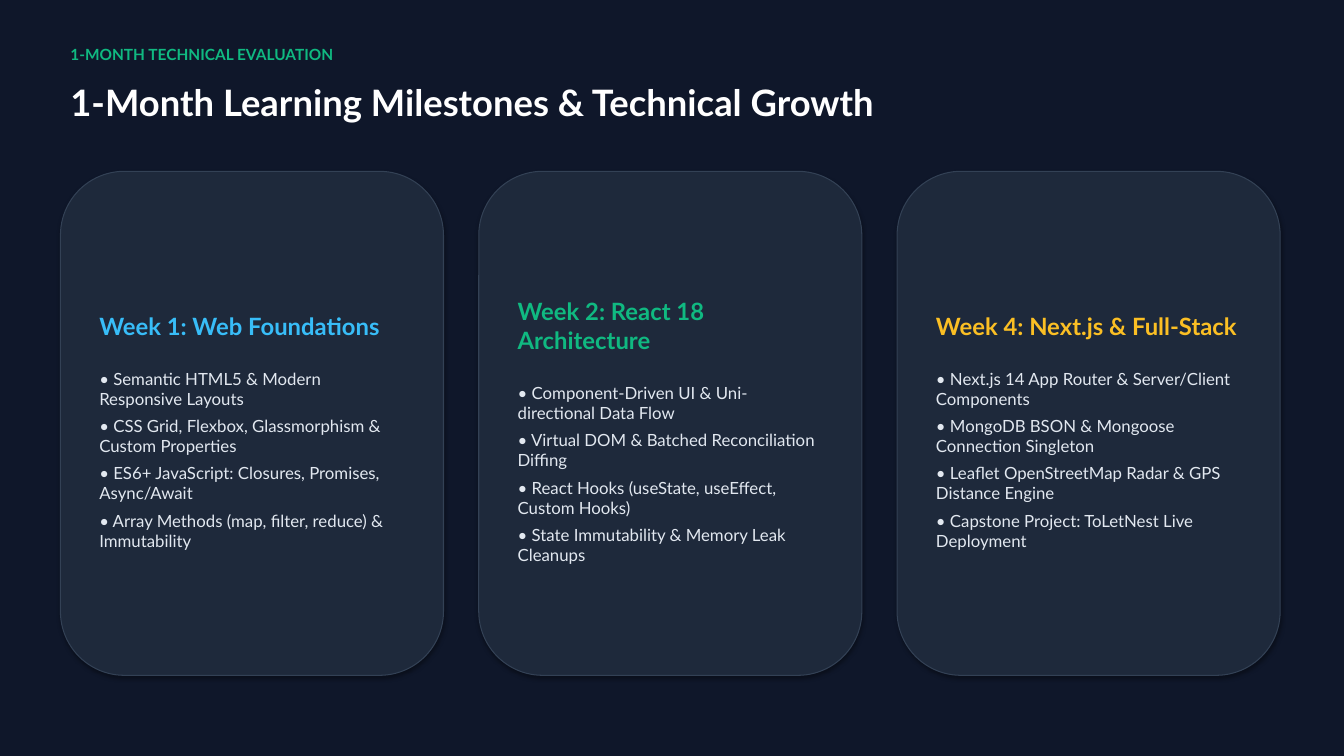
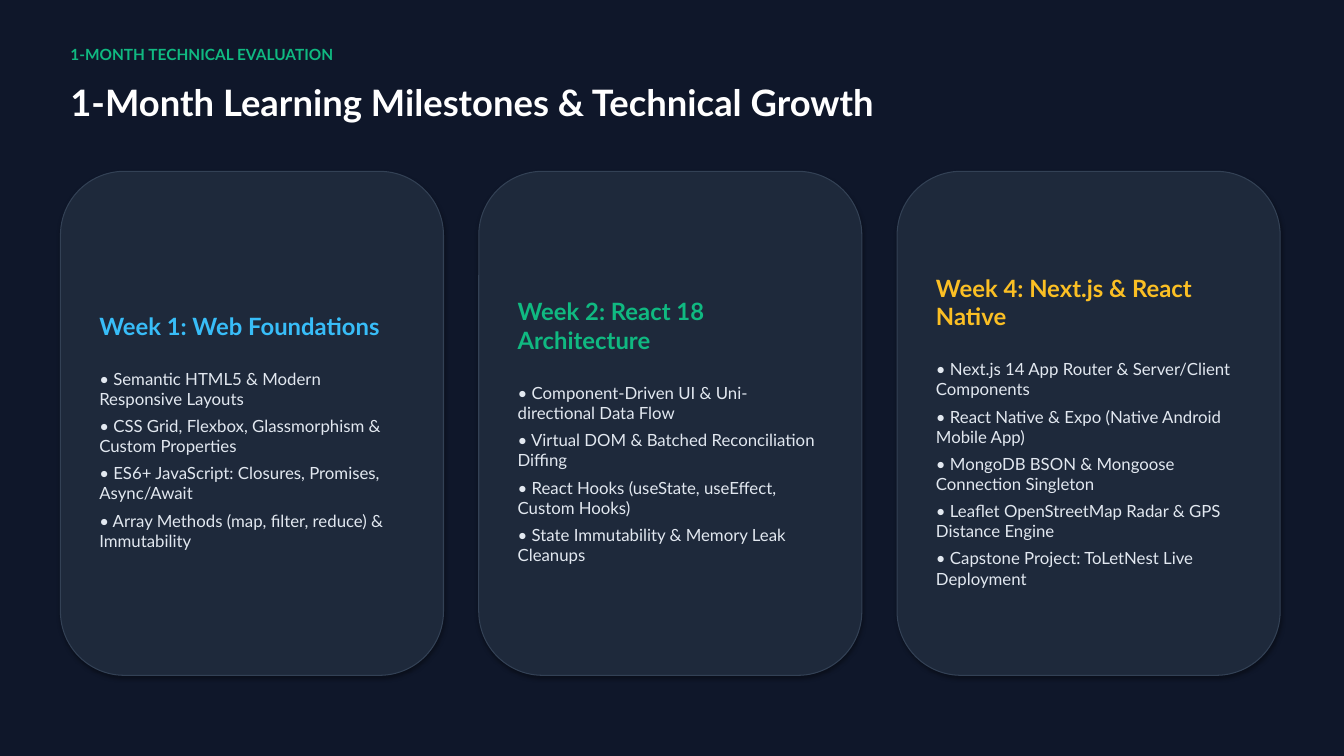
Before and after one commit to wasi-747/1-month-training-resources, a slide deck: slide 2 of 1_Month_Training_Executive_Evaluation.pptx. Drawn at 1344x756 pixels with LibreOffice and Linux fonts; fonts in the diff are those of the drawing. Boxes give left, top, right and bottom in pixels: in the first picture for what was removed or moved away, otherwise in the second. Text is boxed around its words. In the diff, an @@ line names an element or a change of style, - is before the commit and + after.

Commit message:
docs: add React Native into master evaluation deck

```diff
--- a/1_Month_Training_Executive_Evaluation.pptx
+++ b/1_Month_Training_Executive_Evaluation.pptx
@@ text in rounded rectangle at (936,279,1192,325): text changed @@
-Week 4: Next.js & Full-Stack
+Week 4: Next.js & React Native
@@ text in rounded rectangle at (936,410,1221,446): paragraph added @@
+• React Native & Expo (Native Android Mobile App)
```
Also in this commit, not shown: 1 other slide changed.
